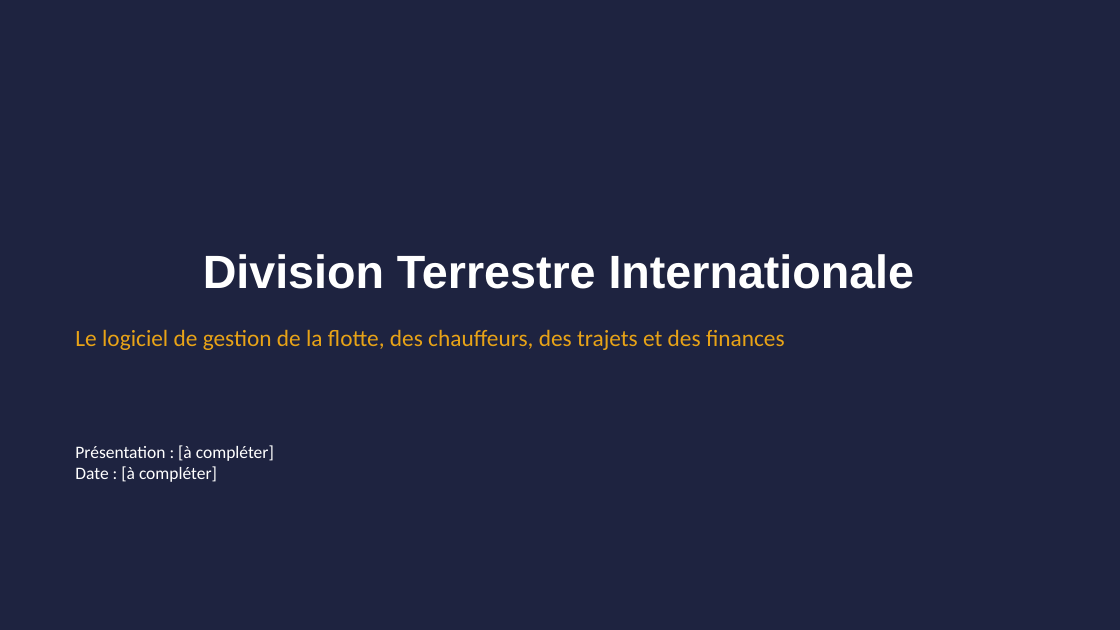
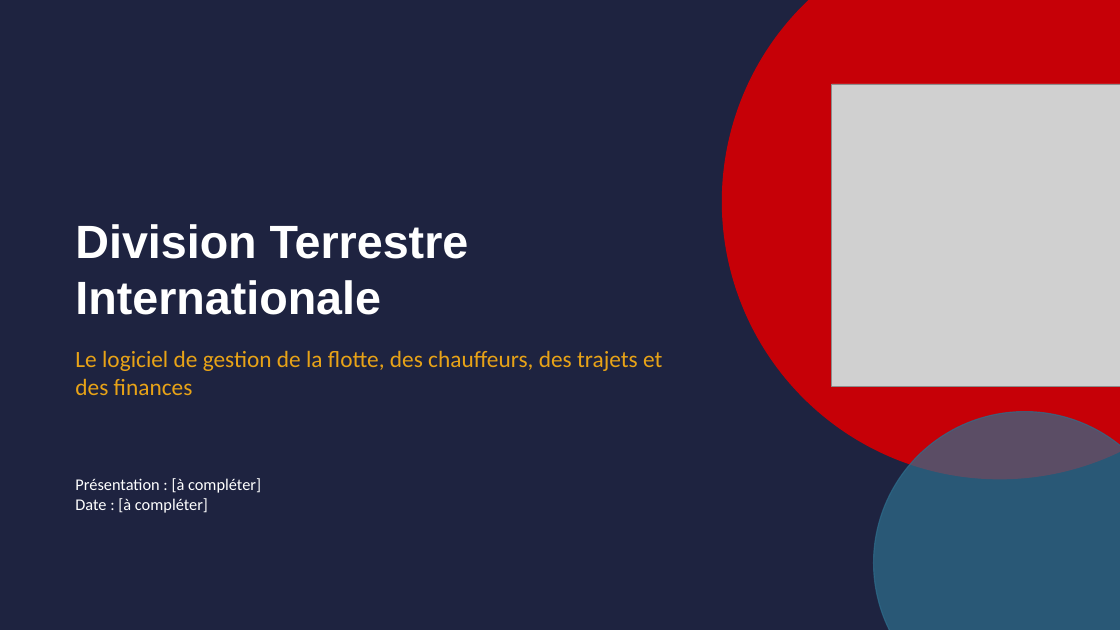
Before and after one commit to meledjearmel/portfolio-assets, a slide deck: slide 1 of formations/dti/presentation-division-terrestre-internationale.pptx. Drawn at 1120x630 pixels with LibreOffice and Linux fonts; fonts in the diff are those of the drawing; grey boxes stand for pictures. Boxes give left, top, right and bottom in pixels: in the first picture for what was removed or moved away, otherwise in the second. Text is boxed around its words. In the diff, an @@ line names an element or a change of style, - is before the commit and + after.

```diff
--- a/formations/dti/presentation-division-terrestre-internationale.pptx
+++ b/formations/dti/presentation-division-terrestre-internationale.pptx
@@ ellipse added at bbox=[723, 0, 1120, 479], fill #C60007, outline #C60007 1 pt @@
@@ picture added at bbox=[832, 84, 1120, 386] @@
@@ title "Division Terrestre Internationale": place and size @@
-title "Division Terrestre Internationale" at bbox=[203, 254, 915, 289]
+title "Division Terrestre Internationale" at bbox=[75, 224, 469, 315]
@@ title "Division Terrestre Internationale" at bbox=[75, 224, 469, 315]: alignment centre to left @@
@@ text "Le logiciel de gestion de ..." rewrapped from bbox=[75, 329, 785, 350] to bbox=[75, 350, 662, 395] @@
@@ ellipse added at bbox=[874, 412, 1120, 630], fill #2E6F8E at 70% opacity, outline #2E6F8E 1 pt @@
@@ text "Présentation : [à compléter]": place and size @@
-text "Présentation : [à compléter]" at bbox=[75, 445, 274, 482]
+text "Présentation : [à compléter]" at bbox=[75, 478, 261, 513]
@@ text "Présentation : [à compléter]" at bbox=[75, 478, 261, 513]: size 15 to 14 pt @@
```
Also in this commit, not shown: 17 other slides changed, 1 other file.
